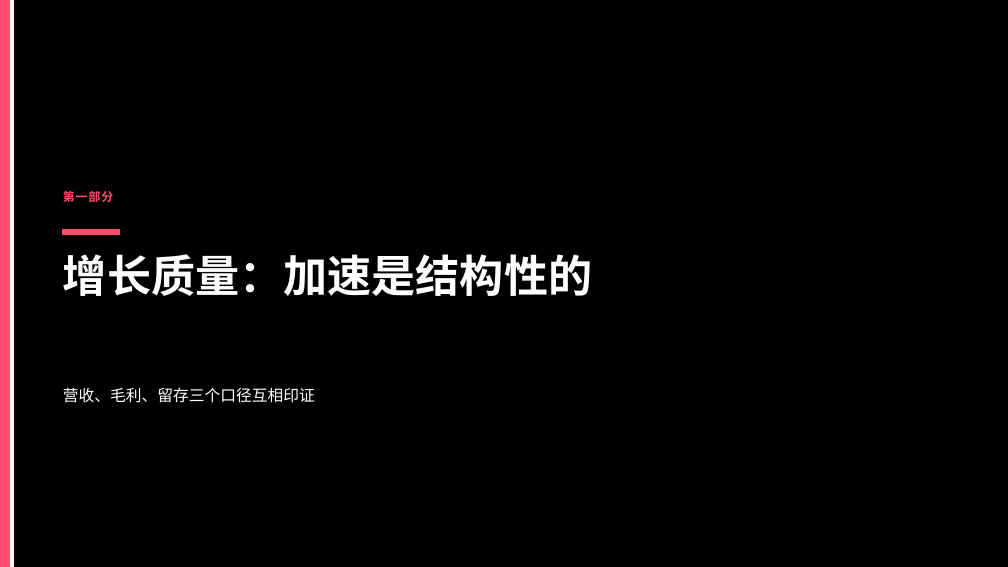
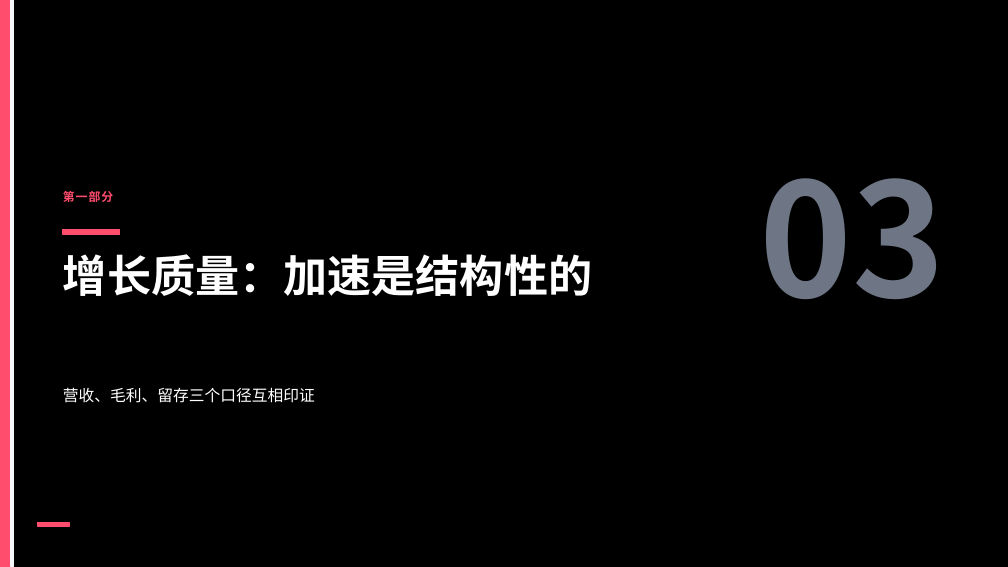
Before and after one commit to xzhengyu007-lang/ai-ppt, a slide deck: slide 3 of docs/examples/03-产品发布.pptx. Drawn at 1008x567 pixels with LibreOffice and Linux fonts; fonts in the diff are those of the drawing. Boxes give left, top, right and bottom in pixels: in the first picture for what was removed or moved away, otherwise in the second. Text is boxed around its words. In the diff, an @@ line names an element or a change of style, - is before the commit and + after.

```diff
--- a/docs/examples/03-产品发布.pptx
+++ b/docs/examples/03-产品发布.pptx
@@ text added at bbox=[759, 178, 945, 299], 150 pt, text #6E7686, bold @@
+03
@@ rectangle added at bbox=[38, 523, 70, 526], fill #FF4D6D, outline #FF4D6D 1 pt @@
```
Also in this commit, not shown: 9 other slides changed, 3 other files.
